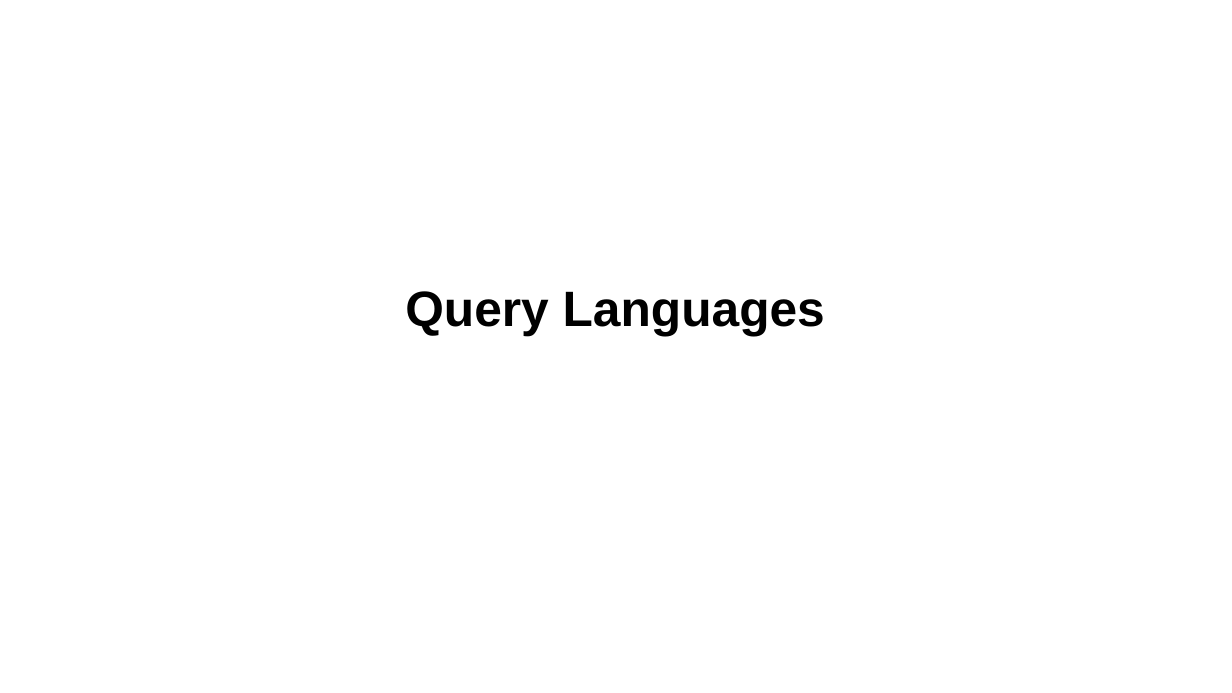
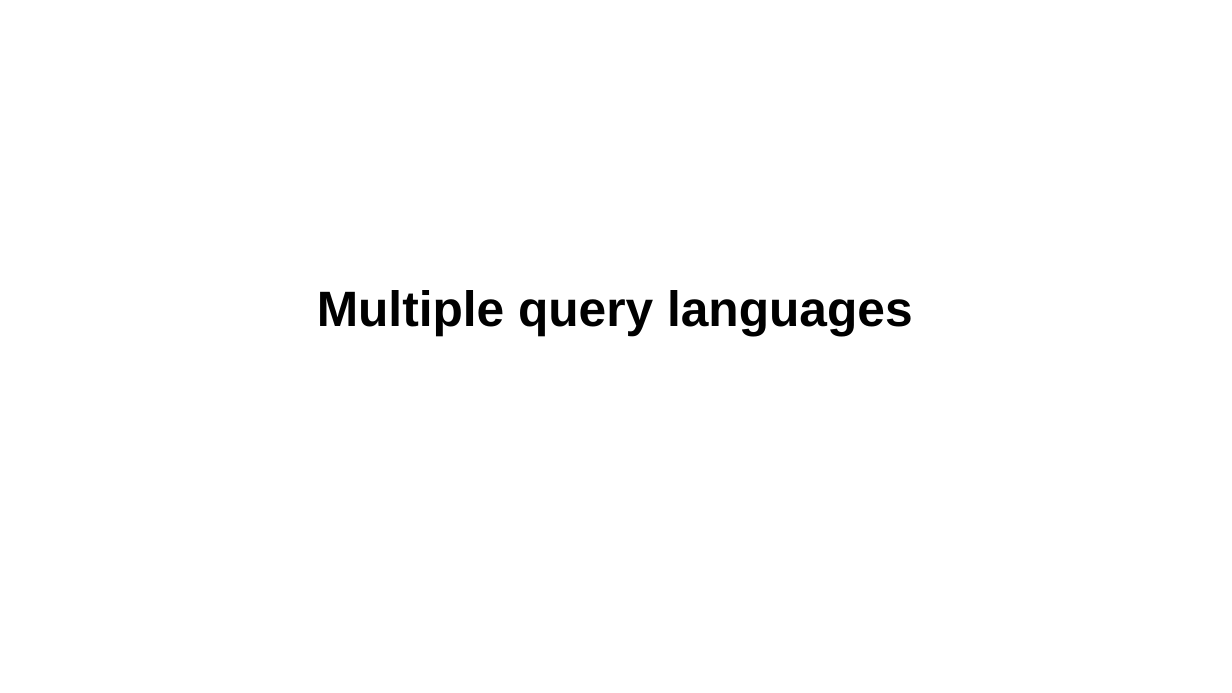
Before and after one commit to skrabbenborg/nosql-talk, a slide deck: slide 24 of presentation/presentation.pptx. Drawn at 1232x693 pixels with LibreOffice and Linux fonts; fonts in the diff are those of the drawing; background and template pictures are left out. Boxes give left, top, right and bottom in pixels: in the first picture for what was removed or moved away, otherwise in the second. Text is boxed around its words. In the diff, an @@ line names an element or a change of style, - is before the commit and + after.

```diff
--- a/presentation/presentation.pptx
+++ b/presentation/presentation.pptx
@@ text at (317,290,913,336): text changed @@
-Query Languages
+Multiple query languages
```
Also in this commit, not shown: 2 other slides changed, 4 slides added, 4 slides removed, 5 other files.
